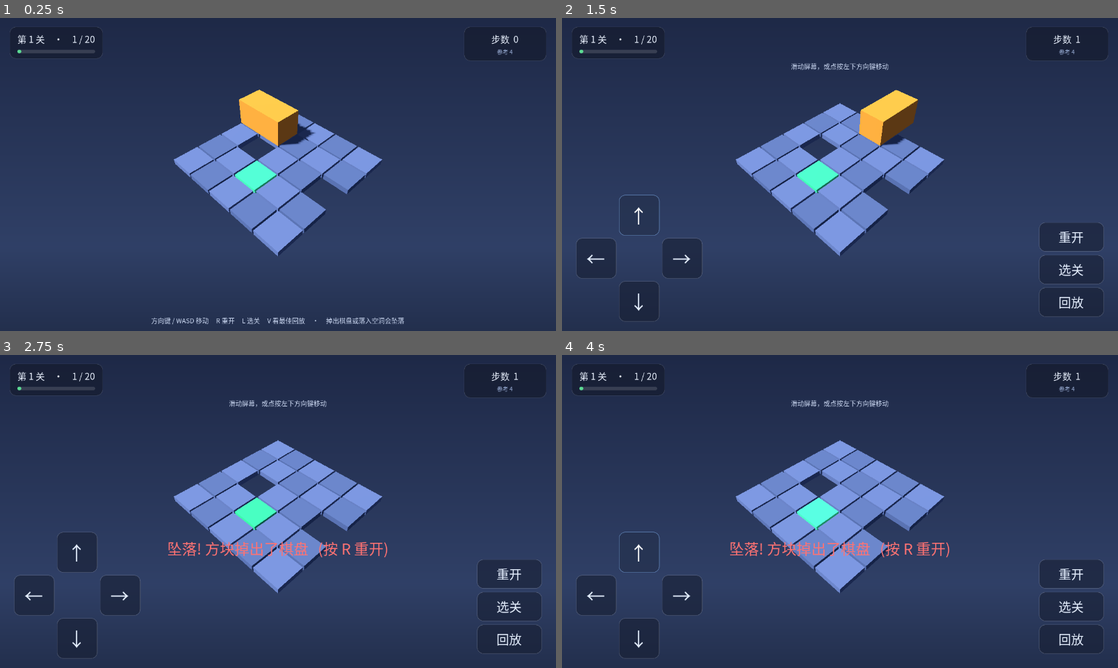
Above: before the commit, frames 1-4 (two rows, left to right).
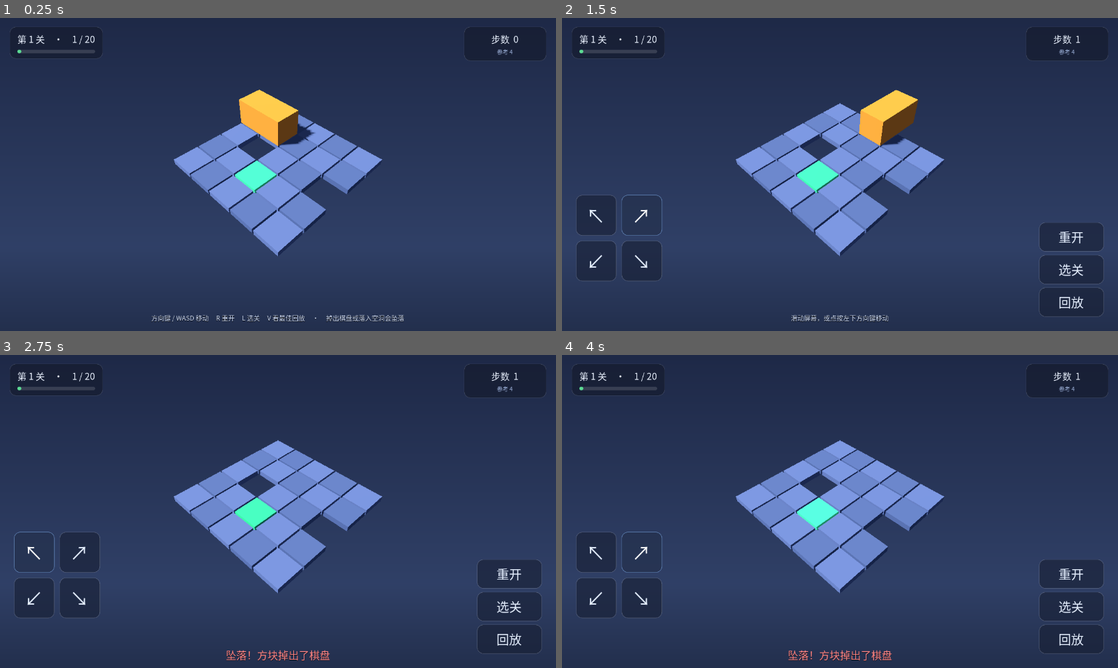
Above: after the commit, the same moments.

Repository: EasyIndie/EasyGodot
Game: Godot game, scene res://scenes/main.tscn
Same seed, same stepped clock (60 frames per second), same inputs: the game is played once before the commit and once after it.
Inputs (mouse positions are in pixels of both pictures, inside the frame that each line leads up to):
- Up to frame 1 (0.25 s): no input
- Up to frame 2 (1.5 s): tap Enter at 0.5 s; move the mouse to (962, 158) at 0.52 s; hold Right 0.53-1.25 s; tap T at 0.6 s; click (962, 158) at 0.67 s; click (639, 215) at 1.25 s, where only the run before the commit has a clickable "↑"
- Up to frame 3 (2.75 s): click (33, 552) at 2 s, where only the run after the commit has a clickable "↖"
- Up to frame 4 (4 s): click (595, 596) at 2.75 s, where only the run before the commit has a clickable "←"; click (639, 552) at 3.5 s, where only the run after the commit has a clickable "↗"

The runs differ from the first frame. In frame 1, 0.6% of the frame differs, in the area x 27-73%, y 94-98%; in frame 2, 3.4%; in frame 3, 3.4%; in frame 4, 4.2%, in the area x 2-70%, y 14-98%.

Commit message:
修复两个触屏体验问题：滑动方向与方块去向错位、坠落提示压住棋盘
1) 滑动/方向键按「屏幕方向」映射（真实反馈：手势与方块滚动方向不一致）
   斜 45° 等距相机下，四个网格方向在屏幕上成对角分布：
     -z 右上 / +x 右下 / +z 左下 / -x 左上
   之前为「与键盘一致」沿用了网格轴映射，于是「向上滑」会让方块往右上滚，
   用户完全无法预期。触屏是指向性输入，必须按屏幕方向来。
   - 屏幕方向由相机 unproject 现算后注入（main.gd::_update_touch_screen_dirs），
     以后换相机/换取景不用改映射
   - 竖直/水平滑动会落在两方向正中间（平局），按固定顺序取一个保证手势稳定
   - D-pad 相应转成斜向菱形（↖↗↙↘）：按钮位置/箭头/方块去向三者一致
   - 键盘仍按网格轴：按 ↑ 与点按 D-pad 的 ↗ 是同一动作，效果一致

2) 状态提示不再放屏幕正中（真实反馈：坠落提示遮挡棋盘）
   新增 main.gd::_refresh_bands() 统一管理「提示带」：
     桌面 -> 底部（棋盘下方）／触屏竖屏 -> 顶部（HUD 下方）／触屏横屏 -> 底部（控件下方）
   通关/坠落/回放/操作提示共用一条带，同一时刻只显示优先级最高的一条。
   触屏上坠落文案不再写「按 R 重开」（没有键盘），改为指向屏幕上的重开按钮。

测试：test_ui_layout 新增 best_dir 断言（含「沿屏幕方向滑动必须映射回自身」的性质测试、
平局稳定性）；test_e2e 新增相机注入校验 +「提示垂直中心须离屏幕中线 >25% 视口高」断言。
8 个套件 487 断言全绿。480x1040 竖屏 / 1080x500 横屏截图验证。

Diff:
--- a/games/puzzle-core/meta/touch_controls.gd
+++ b/games/puzzle-core/meta/touch_controls.gd
@@ -19,11 +19,13 @@
 const SWIPE_MAX_TIME := 0.9    # 超过此时长不算滑动
 const SWIPE_COOLDOWN := 0.12   # 触屏会再模拟一次鼠标事件，用冷却去重
 
+# 斜 45° 等距相机下，方块只能沿四个网格方向滚，它们在屏幕上成对角分布，
+# 所以 D-pad 直接**摆在对角位置、用对角箭头**：按钮位置 / 箭头 / 方块去向三者一致。
 const GLYPH := {
-	Vector3i(0, 0, -1): "↑",
-	Vector3i(0, 0, 1): "↓",
-	Vector3i(-1, 0, 0): "←",
-	Vector3i(1, 0, 0): "→",
+	Vector3i(0, 0, -1): "↗",
+	Vector3i(1, 0, 0): "↘",
+	Vector3i(0, 0, 1): "↙",
+	Vector3i(-1, 0, 0): "↖",
 }
 
 var _pad: GridContainer
@@ -31,6 +33,7 @@
 var _dir_buttons: Array = []
 var _action_buttons: Array = []
 var _unit: float = 64.0
+var _screen_dirs: Dictionary = {}   # 由 main.gd 用相机 unproject 现算后注入
 var _tracking: bool = false
 var _start_pos: Vector2 = Vector2.ZERO
 var _start_time: float = 0.0
@@ -54,11 +57,11 @@
 	_pad.mouse_filter = Control.MOUSE_FILTER_IGNORE
 	root.add_child(_pad)
 
-	# 3×3：四角与中心留空
+	# 3×3：把四个方向放在**四角**（＝屏幕上的四个对角），中心与四边留空
 	var cells: Array = [
-		null, Vector3i(0, 0, -1), null,
-		Vector3i(-1, 0, 0), null, Vector3i(1, 0, 0),
-		null, Vector3i(0, 0, 1), null,
+		Vector3i(-1, 0, 0), null, Vector3i(0, 0, -1),
+		null, null, null,
+		Vector3i(0, 0, 1), null, Vector3i(1, 0, 0),
 	]
 	for c in cells:
 		if c == null:
@@ -104,6 +107,11 @@
 	return _unit * 3.0 + _unit * 0.68
 
 
+func set_screen_dirs(dirs: Dictionary) -> void:
+	# 注入「每个网格方向在屏幕上的方向」——由相机决定，换取景自动跟随
+	_screen_dirs = dirs
+
+
 # ── 布局 ───────────────────────────────────────────────
 
 func _apply_layout() -> void:
@@ -158,13 +166,13 @@
 		_cooldown -= delta
 
 
-static func swipe_dir(delta: Vector2) -> Vector3i:
-	# 屏幕位移 → 网格方向，与键盘一致：右=+x、左=-x、下=+z、上=-z
+static func swipe_dir(delta: Vector2, screen_dirs: Dictionary = {}) -> Vector3i:
+	# 滑动方向 → 网格方向：**按屏幕上最接近的方向**映射（而不是按网格轴），
+	# 这样「往哪滑，方块就往哪滚」。触碰阈值以下的位移不算滑动。
 	if delta.length() < SWIPE_MIN:
 		return Vector3i.ZERO
-	if absf(delta.x) >= absf(delta.y):
-		return Vector3i(1, 0, 0) if delta.x > 0.0 else Vector3i(-1, 0, 0)
-	return Vector3i(0, 0, 1) if delta.y > 0.0 else Vector3i(0, 0, -1)
+	var dirs: Dictionary = screen_dirs if not screen_dirs.is_empty() else LAYOUT.DEFAULT_SCREEN_DIRS
+	return LAYOUT.best_dir(delta, dirs)
 
 
 func _input(event: InputEvent) -> void:
@@ -196,7 +204,7 @@
 		return  # 触屏→鼠标的重复投递
 	if Time.get_ticks_msec() / 1000.0 - _start_time > SWIPE_MAX_TIME:
 		return
-	var d: Vector3i = swipe_dir(pos - _start_pos)
+	var d: Vector3i = swipe_dir(pos - _start_pos, _screen_dirs)
 	if d != Vector3i.ZERO:
 		_cooldown = SWIPE_COOLDOWN
 		direction.emit(d)
--- a/games/puzzle-core/meta/ui_layout.gd
+++ b/games/puzzle-core/meta/ui_layout.gd
@@ -42,3 +42,35 @@
 	var avail: float = viewport.x * 0.90 - gap * float(cols - 1)
 	var card_w: float = clampf(avail / float(cols), 76.0, 118.0)
 	return {"columns": cols, "card": Vector2(card_w, card_w * 0.77), "gap": gap}
+
+
+# 斜 45° 等距相机下，四个网格方向在**屏幕上**的单位方向（x 向右、y 向下）。
+# 列一下就很清楚：-z 是右上、+x 是右下、+z 是左下、-x 是左上。
+# 触屏是**指向性输入**，必须按这个来映射，否则「向上滑」会让方块往右上滚。
+# （真正的值会由 main.gd 用相机 unproject 现算后覆盖，这里只是默认值/测试基准）
+const DEFAULT_SCREEN_DIRS := {
+	Vector3i(1, 0, 0): Vector2(0.8165, 0.5774),
+	Vector3i(-1, 0, 0): Vector2(-0.8165, -0.5774),
+	Vector3i(0, 0, 1): Vector2(-0.8165, 0.5774),
+	Vector3i(0, 0, -1): Vector2(0.8165, -0.5774),
+}
+
+
+static func best_dir(swipe: Vector2, screen_dirs: Dictionary) -> Vector3i:
+	# 把滑动方向映射到**屏幕上最接近**的网格方向（与相机取景一致）。
+	# 完全竖直/水平的滑动会落在两个方向的正中间（平局），此时按字典插入顺序取第一个，
+	# 保证同一手势结果稳定；玩家只要斜一点滑就能精确指向。
+	if swipe.length() < 0.0001:
+		return Vector3i.ZERO
+	var s: Vector2 = swipe.normalized()
+	var best: Vector3i = Vector3i.ZERO
+	var best_score: float = -2.0
+	for d in screen_dirs.keys():
+		var v: Vector2 = screen_dirs[d]
+		if v.length() < 0.0001:
+			continue
+		var score: float = s.dot(v.normalized())
+		if score > best_score + 0.000001:
+			best_score = score
+			best = d
+	return best
--- a/games/puzzle-core/scenes/main.gd
+++ b/games/puzzle-core/scenes/main.gd
@@ -68,7 +68,9 @@
 	game.won.connect(_on_won)
 	game.fell.connect(_on_fell)
 	_load_level(0, false)
-	_refresh_help()
+	_refresh_bands()
+	if not get_viewport().size_changed.is_connected(_refresh_bands):
+		get_viewport().size_changed.connect(_refresh_bands)
 
 
 func _query_flag(name: String) -> bool:
@@ -102,6 +104,7 @@
 		return
 	var hud_hidden: bool = hud_layer != null and not hud_layer.visible
 	touch_controls.set_shown(_touch_active and not hud_hidden)
+	_refresh_bands()
 
 
 func _on_touch_direction(d: Vector3i) -> void:
@@ -113,23 +116,32 @@
 	_do_move(d)
 
 
-func _refresh_help() -> void:
+func _refresh_bands() -> void:
+	# 统一安排「提示带」：
+	#   桌面          -> 底部（棋盘下方，原本帮助文字的位置）
+	#   触屏竖屏      -> 顶部（HUD 下方；底部被方向键/动作按钮占用）
+	#   触屏横屏      -> 底部（控件下方的一条窄带）
+	# 这样任何设备/朝向下，状态提示都不会压住棋盘。
 	if help_label == null:
 		return
-	if touch_controls != null and touch_controls.is_shown():
-		# 触屏时控件占据底部，提示改放**顶部**（HUD 下方），
-		# 否则横屏会直接压在棋盘上
+	var vp: Vector2 = get_viewport().get_visible_rect().size
+	var touch_on: bool = touch_controls != null and touch_controls.is_shown()
+	var at_top: bool = touch_on and vp.y >= vp.x
+	for l in [help_label, win_label, fail_label, replay_label]:
+		if l == null:
+			continue
+		l.anchor_left = 0.0
+		l.anchor_right = 1.0
+		l.anchor_top = 0.0 if at_top else 1.0
+		l.anchor_bottom = l.anchor_top
+		l.offset_top = 98.0 if at_top else -52.0
+		l.offset_bottom = 142.0 if at_top else -8.0
+	if touch_on:
 		help_label.text = "滑动屏幕，或点按左下方向键移动"
-		help_label.anchor_top = 0.0
-		help_label.anchor_bottom = 0.0
-		help_label.offset_top = 98.0
-		help_label.offset_bottom = 124.0
 	else:
 		help_label.text = "方向键 / WASD 移动     R 重开     L 选关     V 看最佳回放     ·     掉出棋盘或落入空洞会坠落"
-		help_label.anchor_top = 1.0
-		help_label.anchor_bottom = 1.0
-		help_label.offset_top = -36.0
-		help_label.offset_bottom = -12.0
+	# 同一条带只显示优先级最高的一条
+	help_label.visible = not (win_label.visible or fail_label.visible or replay_label.visible)
 
 
 func _scan_levels() -> Array:
@@ -209,6 +221,7 @@
 		replay_label.visible = false
 		_frame_camera()
 		_update_hud()
+		_refresh_bands()
 
 
 ## 换关：棋盘下沉 + 暗幕淡入（“关卡合拢”）→ 暗幕下换关 → 新棋盘降入 + 淡出
@@ -343,6 +356,7 @@
 			break
 		replay_label.text = "回放　%d / %d　（Esc 退出）" % [i + 1, moves.size()]
 		replay_label.visible = true
+		_refresh_bands()
 		game.try_move(Moves.direction_from_label(str(moves[i])))
 		while game.animating:
 			await get_tree().process_frame
@@ -354,6 +368,7 @@
 	await get_tree().create_timer(0.7).timeout
 	_replaying = false
 	_do_load(current_index)   # 复位，方便玩家接着挑战
+	_refresh_bands()
 
 
 func _restart() -> void:
@@ -376,14 +391,16 @@
 	_update_hud()
 	# 回放中到达终点：只提示，不记录进度、不自动换关
 	if _replaying:
-		win_label.text = "回放到达终点　·　%d 步" % game.move_count
-		win_label.visible = true
+		replay_label.text = "回放到达终点　·　%d 步" % game.move_count
+		replay_label.visible = true
+		_refresh_bands()
 		await _win_beat()
 		return
 	var res: Dictionary = progress.record_win(_level_key(current_index), _run_moves)
 	_update_hud()
 	win_label.text = _win_text(res)
 	win_label.visible = true
+	_refresh_bands()
 	# 通关反馈：灯光脉冲一下（方块保持原位、不变色），随后自然滚动换关
 	await _win_beat()
 	if transitioning or levels.is_empty():
@@ -415,9 +432,15 @@
 	if _replaying:
 		fail_label.text = "回放异常结束　（Esc 退出）"
 		fail_label.visible = true
-		return
-	fail_label.text = "坠落! 方块掉出了棋盘   (按 R 重开)"
+		_refresh_bands()
+		return
+	# 触屏上没有 R 键，提示改成指向屏幕上的「重开」按钮
+	if touch_controls != null and touch_controls.is_shown():
+		fail_label.text = "坠落！方块掉出了棋盘"
+	else:
+		fail_label.text = "坠落！方块掉出了棋盘　（按 R 重开）"
 	fail_label.visible = true
+	_refresh_bands()
 
 
 func _update_hud() -> void:
@@ -477,7 +500,7 @@
 				if touch_controls != null:
 					_touch_active = not touch_controls.is_shown()
 					_apply_touch_visibility()
-					_refresh_help()
+					_refresh_bands()
 				return
 			KEY_N:
 				_next_level()
@@ -514,6 +537,24 @@
 	var dir := Vector3(sin(az), 1.0, cos(az)).normalized()
 	cam.position = Vector3(cx, 0.0, cz) + dir * dist
 	cam.look_at(Vector3(cx, 0.0, cz))
+	_update_touch_screen_dirs()
+
+
+func _update_touch_screen_dirs() -> void:
+	# 触屏滑动要「往哪滑、方块就往哪滚」，就必须知道每个网格方向在屏幕上的方向。
+	# 这完全由相机决定（斜 45° 等距下它们成对角分布），所以现算而不是写死，
+	# 以后换相机/换取景也不用改映射。
+	if touch_controls == null or cam == null or game == null or game.board == null:
+		return
+	var center := Vector3(float(game.board.grid_x) * 0.5, 0.0, float(game.board.grid_z) * 0.5)
+	var origin: Vector2 = cam.unproject_position(center)
+	var dirs: Dictionary = {}
+	for d in Moves.DIRS:
+		var v: Vector2 = cam.unproject_position(center + Vector3(d)) - origin
+		if v.length() > 0.0001:
+			dirs[d] = v.normalized()
+	if dirs.size() == Moves.DIRS.size():
+		touch_controls.set_screen_dirs(dirs)
 
 
 func _setup_camera() -> void:
@@ -639,28 +680,17 @@
 	rcol.add_child(best_label)
 	right.add_child(rcol)
 
-	# ── 中央横幅（通关 / 坠落）─────────────────────────
-	win_label = _make_banner(hud, -84.0, 42, Color(0.40, 1.0, 0.60))
-	fail_label = _make_banner(hud, 84.0, 34, Color(1.0, 0.45, 0.45))
-
-	# ── 底部操作提示（一段时间后自动变淡，减少长期干扰）────
-	help_label = Label.new()
-	help_label.horizontal_alignment = HORIZONTAL_ALIGNMENT_CENTER
-	help_label.vertical_alignment = VERTICAL_ALIGNMENT_CENTER
-	help_label.anchor_left = 0.0
-	help_label.anchor_right = 1.0
-	help_label.anchor_top = 1.0
-	help_label.anchor_bottom = 1.0
-	help_label.offset_top = -36.0
-	help_label.offset_bottom = -12.0
-	help_label.add_theme_font_size_override("font_size", 15)
-	help_label.add_theme_color_override("font_color", Color(0.80, 0.85, 0.95))
-	help_label.text = "方向键 / WASD 移动     R 重开     L 选关     V 看最佳回放     ·     掉出棋盘或落入空洞会坠落"
-	hud.add_child(help_label)
+	# ── 状态提示（通关 / 坠落 / 回放）──────────────────
+	# 刻意**不放屏幕正中**：正中会压住棋盘，玩家看不到自己刚做了什么。
+	# 它们与操作提示共用一条「提示带」，位置由 _refresh_bands() 统一决定，
+	# 且同一时刻只显示优先级最高的那条（否则会互相压字）。
+	win_label = _make_status(hud, 28, Color(0.42, 1.0, 0.62))
+	fail_label = _make_status(hud, 24, Color(1.0, 0.52, 0.52))
+	replay_label = _make_status(hud, 18, Color(0.62, 0.80, 1.0))
+
+	# ── 操作提示（一段时间后自动变淡，减少长期干扰）──────────
+	help_label = _make_status(hud, 15, Color(0.80, 0.85, 0.95))
 	_fade_help_later()
-
-	# ── 回放状态条（顶部，仅在回放时出现）───────────────
-	replay_label = _make_banner(hud, -170.0, 20, Color(0.62, 0.80, 1.0))
 
 
 func _make_panel(parent: Node) -> PanelContainer:
@@ -688,21 +718,19 @@
 		tw.tween_property(help_label, "modulate:a", 0.3, 1.2))
 
 
-func _make_banner(hud: CanvasLayer, y_offset: float, size: int, color: Color) -> Label:
-	# 屏幕居中提示条（按锚点定位，分辨率无关）
+func _make_status(hud: CanvasLayer, size: int, color: Color) -> Label:
+	# 提示带里的一条文字。位置不在这里定，由 _refresh_bands() 统一安排，
+	# 避开「各处硬写 y 偏移、改一个地方就要满处找」的维护问题。
 	var l := Label.new()
 	l.horizontal_alignment = HORIZONTAL_ALIGNMENT_CENTER
 	l.vertical_alignment = VERTICAL_ALIGNMENT_CENTER
-	l.anchor_left = 0.0
-	l.anchor_right = 1.0
-	l.anchor_top = 0.5
-	l.anchor_bottom = 0.5
-	l.offset_left = 0.0
-	l.offset_right = 0.0
-	l.offset_top = y_offset - 44.0
-	l.offset_bottom = y_offset + 44.0
+	l.mouse_filter = Control.MOUSE_FILTER_IGNORE
 	l.add_theme_font_size_override("font_size", size)
 	l.add_theme_color_override("font_color", color)
+	# 轻微阴影：提示带落在 3D 背景/棋盘上也要清楚
+	l.add_theme_color_override("font_shadow_color", Color(0, 0, 0, 0.7))
+	l.add_theme_constant_override("shadow_offset_x", 0)
+	l.add_theme_constant_override("shadow_offset_y", 1)
 	l.visible = false
 	hud.add_child(l)
 	return l
--- a/games/puzzle-core/tests/test_e2e.gd
+++ b/games/puzzle-core/tests/test_e2e.gd
@@ -9,6 +9,7 @@
 const Fixtures = preload("res://tests/fixtures.gd")
 const Progress = preload("res://meta/progress.gd")
 const TouchControls = preload("res://meta/touch_controls.gd")
+const UiLayout = preload("res://meta/ui_layout.gd")
 
 var checks: int = 0
 var failures: int = 0
@@ -224,16 +225,21 @@
 
 func _test_touch_controls() -> void:
 	# 触屏操作层：滑动方向映射、按钮联动、不与选关/过渡打架
-	# 1) 静态的滑动→方向映射（与键盘一致：右=+x 左=-x 下=+z 上=-z）
-	check(TouchControls.swipe_dir(Vector2(80, 0)) == Vector3i(1, 0, 0), "右滑应映射 +x")
-	check(TouchControls.swipe_dir(Vector2(-80, 0)) == Vector3i(-1, 0, 0), "左滑应映射 -x")
-	check(TouchControls.swipe_dir(Vector2(0, 80)) == Vector3i(0, 0, 1), "下滑应映射 +z")
-	check(TouchControls.swipe_dir(Vector2(0, -80)) == Vector3i(0, 0, -1), "上滑应映射 -z")
+	# 1) 滑动→方向：必须按**屏幕方向**映射（往哪滑、方块就往哪滚）
+	#    斜 45° 等距相机：-z 右上、+x 右下、+z 左下、-x 左上
+	check(TouchControls.swipe_dir(Vector2(80, -56)) == Vector3i(0, 0, -1), "右上滑应映射 -z")
+	check(TouchControls.swipe_dir(Vector2(80, 56)) == Vector3i(1, 0, 0), "右下滑应映射 +x")
+	check(TouchControls.swipe_dir(Vector2(-80, 56)) == Vector3i(0, 0, 1), "左下滑应映射 +z")
+	check(TouchControls.swipe_dir(Vector2(-80, -56)) == Vector3i(-1, 0, 0), "左上滑应映射 -x")
 	check(TouchControls.swipe_dir(Vector2(10, 4)) == Vector3i.ZERO, "过短位移不应算滑动")
-	check(TouchControls.swipe_dir(Vector2(70, 30)) == Vector3i(1, 0, 0), "斜向滑动应取主导轴（x）")
-	check(TouchControls.swipe_dir(Vector2(25, 70)) == Vector3i(0, 0, 1), "斜向滑动应取主导轴（y）")
+	# 旧行为（按网格轴映射）是错的：向上滑曾经会让方块往右上滚
+	check(TouchControls.swipe_dir(Vector2(0, -100)) != Vector3i(1, 0, 0),
+		"正上方滑动绝不能是「右下」方向（那是旧轴映射的 bug）")
 
 	var scene = load("res://scenes/main.tscn").instantiate()
+	# 显式设定视口尺寸：headless 下默认窗口尺寸不可靠（get_visible_rect 可能为 0，
+	# 会让「顶部/底部提示带」的判定错位）
+	root.size = Vector2i(1280, 720)
 	root.add_child(scene)
 	await process_frame
 	check(scene.touch_controls != null, "主场景应创建触屏操作层")
@@ -247,6 +253,37 @@
 	check(scene.touch_controls.is_shown(), "?touch=1 / 触屏设备应显示控件")
 	check(scene.touch_controls.bottom_inset() > 0.0, "应报告底部占位高度（供提示文案避让）")
 
+	# 2b) 相机应把「每个网格方向的屏幕方向」注入给操作层（换取景自动跟随）
+	var dirs: Dictionary = scene.touch_controls._screen_dirs
+	check(dirs.size() == 4, "应从相机注入 4 个方向，got=%d" % dirs.size())
+	if dirs.size() == 4:
+		var dz: Vector2 = dirs[Vector3i(0, 0, -1)]
+		var dx: Vector2 = dirs[Vector3i(1, 0, 0)]
+		check(dz.x > 0.0 and dz.y < 0.0, "-z 在屏幕上应是右上（got=%s）" % str(dz))
+		check(dx.x > 0.0 and dx.y > 0.0, "+x 在屏幕上应是右下（got=%s）" % str(dx))
+		# 注入的实际方向也应与默认基准一致，否则两份映射会不一致
+		for d in dirs.keys():
+			check(dirs[d].dot(UiLayout.DEFAULT_SCREEN_DIRS[d]) > 0.99,
+				"相机实测的 %s 屏幕方向应与默认基准一致" % str(d))
+
+	# 2c) 状态提示不得落在屏幕垂直中部（会遮挡棋盘，玩家看不到自己刚做了什么）
+	scene.fail_label.text = "坠落！方块掉出了棋盘"
+	scene.fail_label.visible = true
+	scene._refresh_bands()
+	await process_frame
+	var vp_h: float = scene.get_viewport().get_visible_rect().size.y
+	check(vp_h > 100.0, "测试视口高度应有效，got=%.0f" % vp_h)
+	var band_mid: float = scene.fail_label.position.y + scene.fail_label.size.y * 0.5
+	check(absf(band_mid - vp_h * 0.5) > vp_h * 0.25,
+		"坠落提示不应在屏幕垂直中部（mid=%.0f vp=%.0f）" % [band_mid, vp_h])
+	var band_bottom: float = scene.fail_label.position.y + scene.fail_label.size.y
+	check(scene.fail_label.position.y >= -1.0 and band_bottom <= vp_h + 1.0,
+		"坠落提示应完整落在屏幕内（top=%.0f bottom=%.0f vp=%.0f）" % [scene.fail_label.position.y, band_bottom, vp_h])
+	check(not scene.help_label.visible, "有状态提示时操作提示应让位（同一条带不压字）")
+	scene.fail_label.visible = false
+	scene._refresh_bands()
+	check(scene.help_label.visible, "状态提示收起后操作提示应回来")
+
 	# 3) 方向信号应真的驱动方块
 	var before: int = scene.game.move_count
 	scene._on_touch_direction(Vector3i(1, 0, 0))
--- a/games/puzzle-core/tests/test_ui_layout.gd
+++ b/games/puzzle-core/tests/test_ui_layout.gd
@@ -17,6 +17,7 @@
 	_test_camera_portrait()
 	_test_camera_always_fits()
 	_test_touch_unit()
+	_test_best_dir()
 	_test_level_grid()
 
 	print(JSON.stringify({
@@ -93,6 +94,28 @@
 	check(up * 0.5 > 44.0, "触屏可点面积应足够大，got=%.1f CSS px" % (up * 0.5))
 
 
+func _test_best_dir() -> void:
+	# 触屏是**指向性输入**：滑向哪里，方块就该滚向哪里。
+	# 斜 45° 等距相机下四个网格方向的屏幕方向：-z 右上、+x 右下、+z 左下、-x 左上。
+	var dirs: Dictionary = L.DEFAULT_SCREEN_DIRS
+	check(L.best_dir(Vector2(1, -0.7), dirs) == Vector3i(0, 0, -1), "右上滑应映射 -z")
+	check(L.best_dir(Vector2(1, 0.7), dirs) == Vector3i(1, 0, 0), "右下滑应映射 +x")
+	check(L.best_dir(Vector2(-1, 0.7), dirs) == Vector3i(0, 0, 1), "左下滑应映射 +z")
+	check(L.best_dir(Vector2(-1, -0.7), dirs) == Vector3i(-1, 0, 0), "左上滑应映射 -x")
+	check(L.best_dir(Vector2.ZERO, dirs) == Vector3i.ZERO, "零位移应返回零方向")
+
+	# 关键性质：沿某方向的屏幕方向滑动，必须映射回它自己（保证「往哪滑就往哪滚」）
+	for d in dirs.keys():
+		var v: Vector2 = dirs[d]
+		check(L.best_dir(v * 120.0, dirs) == d, "沿 %s 的屏幕方向滑动应映射回自身" % str(d))
+
+	# 完全竖直/水平的滑动落在两个方向的正中间（平局）
+	var up: Vector3i = L.best_dir(Vector2(0, -100), dirs)
+	check(up == Vector3i(0, 0, -1) or up == Vector3i(-1, 0, 0),
+		"正上方滑动应落在两个「上」方向之一，got=%s" % str(up))
+	check(L.best_dir(Vector2(0, -100), dirs) == up, "平局结果必须稳定（同一手势不能忽左忽右）")
+
+
 func _test_level_grid() -> void:
 	for vp_x in [1280.0, 1000.0, 800.0, 600.0, 390.0]:
 		var g: Dictionary = L.level_grid(Vector2(vp_x, 800.0), 20)
Binary file changed: games/puzzle-core/fonts/NotoSansSC-Regular.otf
Not shown, changed: workflow/docs/04-visual-and-e2e.md
Not shown, changed: workflow/docs/07-mvp-status.md
